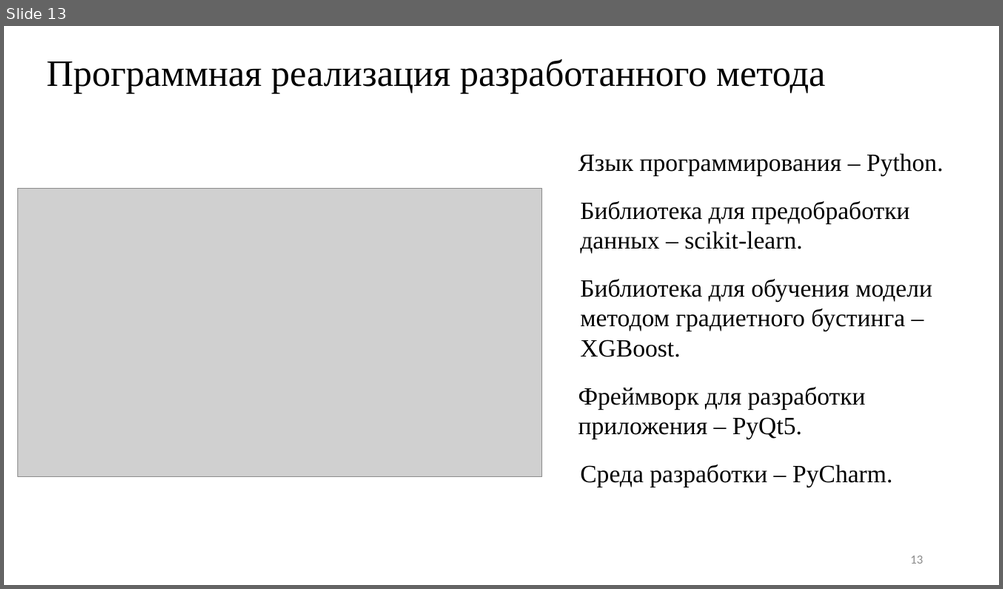
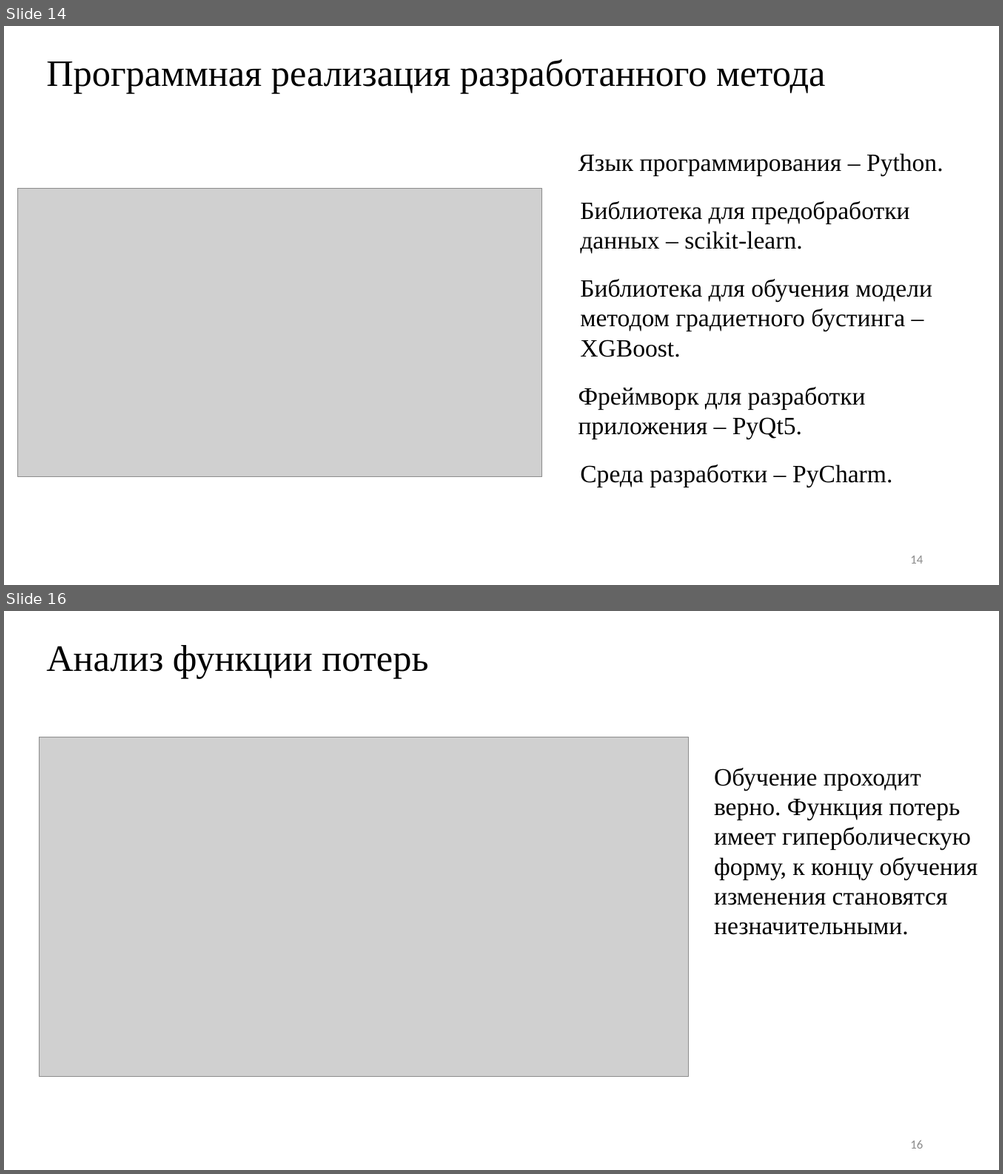
Before and after one commit to ilyasssklimov/bmstu_DefectDetection, a slide deck: doc/presentation/КлимовИС_ВКР_презентация.pptx. Shown one above the other, each under a label of ours: slide 13 before the commit, slides 14 and 16 after it; the slides between them are not shown. The pictures are 1003x589 and 1003x1174 pixels, drawn with LibreOffice and Linux fonts; fonts in the diff are those of the drawing; grey boxes stand for pictures. Boxes give left, top, right and bottom in pixels: in the first picture for what was removed or moved away, otherwise in the second. Text is boxed around its words. In the diff, an @@ line names an element or a change of style, - is before the commit and + after.

```diff
--- a/doc/presentation/КлимовИС_ВКР_презентация.pptx
+++ b/doc/presentation/КлимовИС_ВКР_презентация.pptx
@@ slide 16 added at (4, 611, 999, 1170), background #FFFFFF @@
@@ title added at (46, 645, 428, 678), 36 pt, text #000000 @@
+Анализ функции потерь
@@ picture added at (39, 737, 689, 1076) @@
@@ text added at (714, 768, 978, 935), 24 pt, text #000000 @@
+Обучение проходит верно. Функция потерь имеет гиперболическую форму, к концу обучения изменения становятся незначительными.
@@ page number added at (910, 1141, 922, 1149), 12 pt, text #8C8C8C @@
+16
@@ what was slide 13 is now slide 14 @@
@@ page number at (910, 556, 922, 564): text changed @@
-13
+14
```
Also in this commit, not shown: 12 slides changed, 3 other slides added, 2 slides removed, 11 other files.
